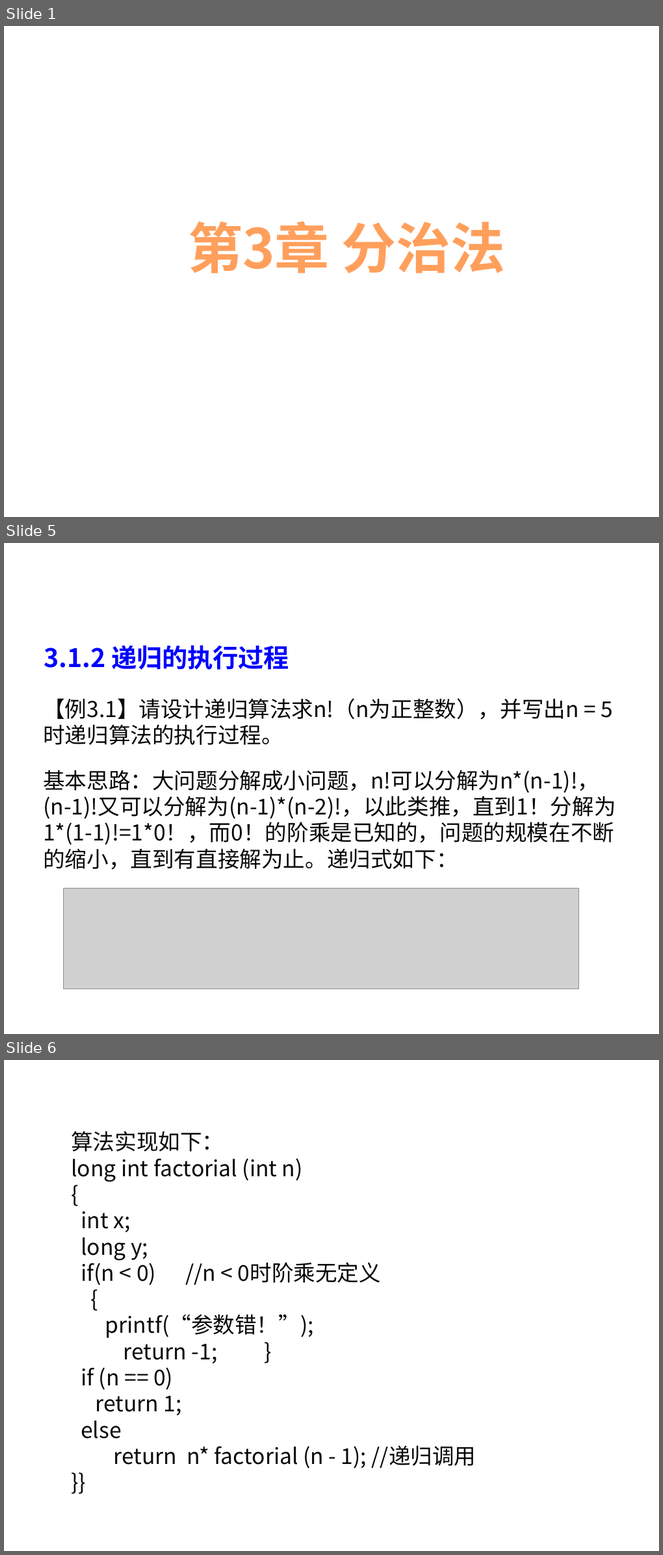
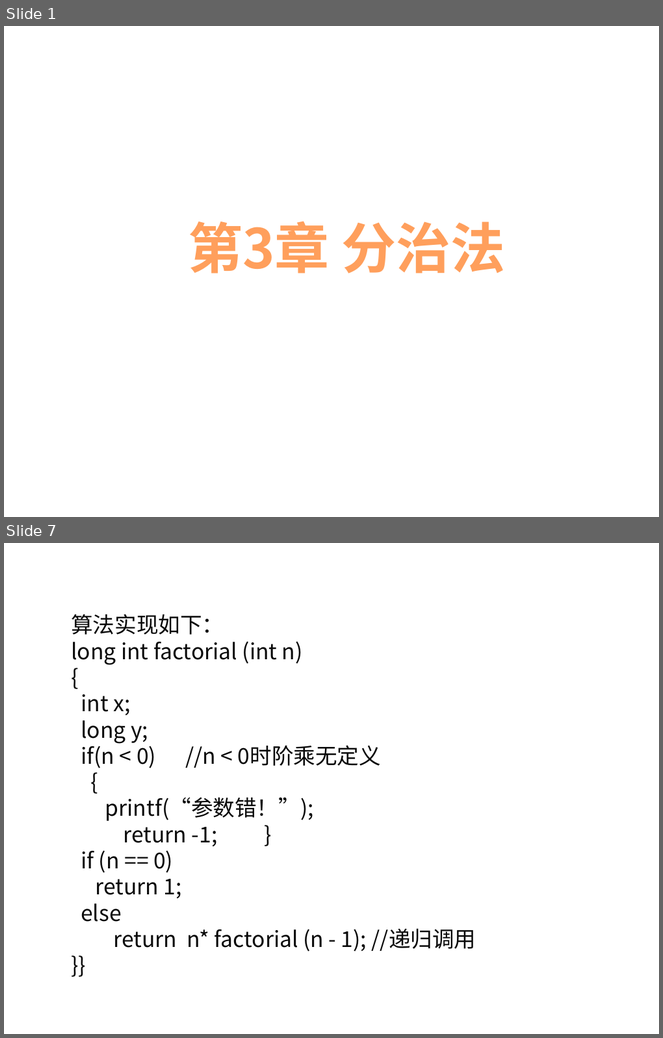
Before and after one commit to liutongling/DP, a slide deck: file/第3章 分治法计1.pptx. Shown one above the other, each under a label of ours: slides 1, 5 and 6 before the commit, slides 1 and 7 after it; the slides between them are not shown. The pictures are 663x1555 and 663x1038 pixels, drawn with LibreOffice and Linux fonts; fonts in the diff are those of the drawing; grey boxes stand for pictures; background and template pictures are left out. Boxes give left, top, right and bottom in pixels: in the first picture for what was removed or moved away, otherwise in the second. Text is boxed around its words. In the diff, an @@ line names an element or a change of style, - is before the commit and + after.

```diff
--- a/file/第3章 分治法计1.pptx
+++ b/file/第3章 分治法计1.pptx
@@ slide 5 removed at (4,543,659,1034), background #FFFFFF @@
@@ text removed at (44,645,289,670) @@
-3.1.2 递归的执行过程
@@ text removed at (43,698,579,745) @@
-【例3.1】请设计递归算法求n!（n为正整数），并写出n = 5时递归算法的执行过程。
@@ text removed at (43,770,616,870) @@
-基本思路：大问题分解成小问题，n!可以分解为n*(n-1)!，(n-1)!又可以分解为(n-1)*(n-2)!，以此类推，直到1！分解为1*(1-1)!=1*0！，而0！的阶乘是已知的，问题的规模在不断的缩小，直到有直接解为止。递归式如下：
@@ picture removed at (64,888,579,989) @@
@@ what was slide 6 is now slide 7 @@
```
Also in this commit, not shown: 3 slides changed, 2 slides added.
